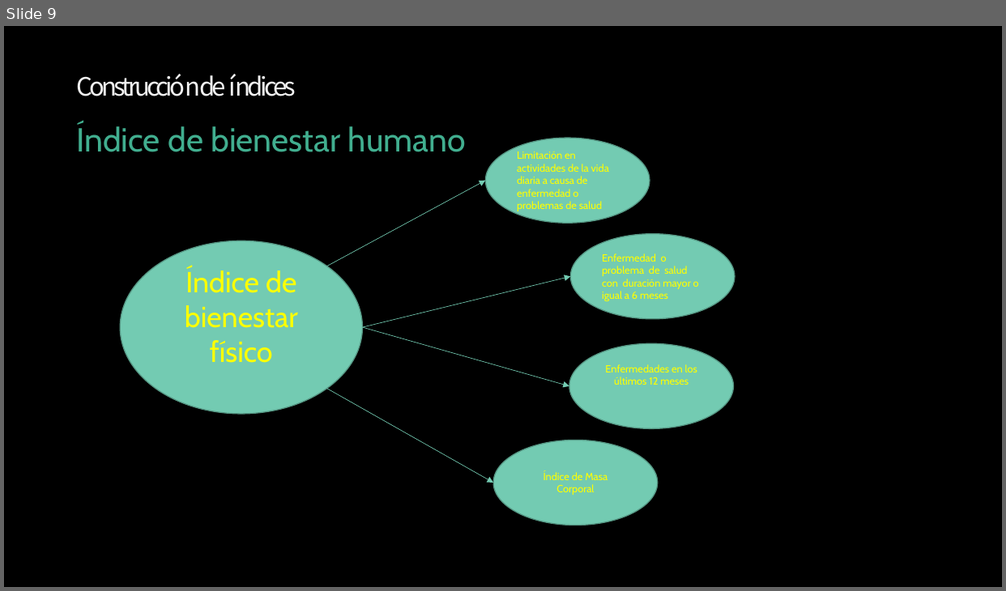
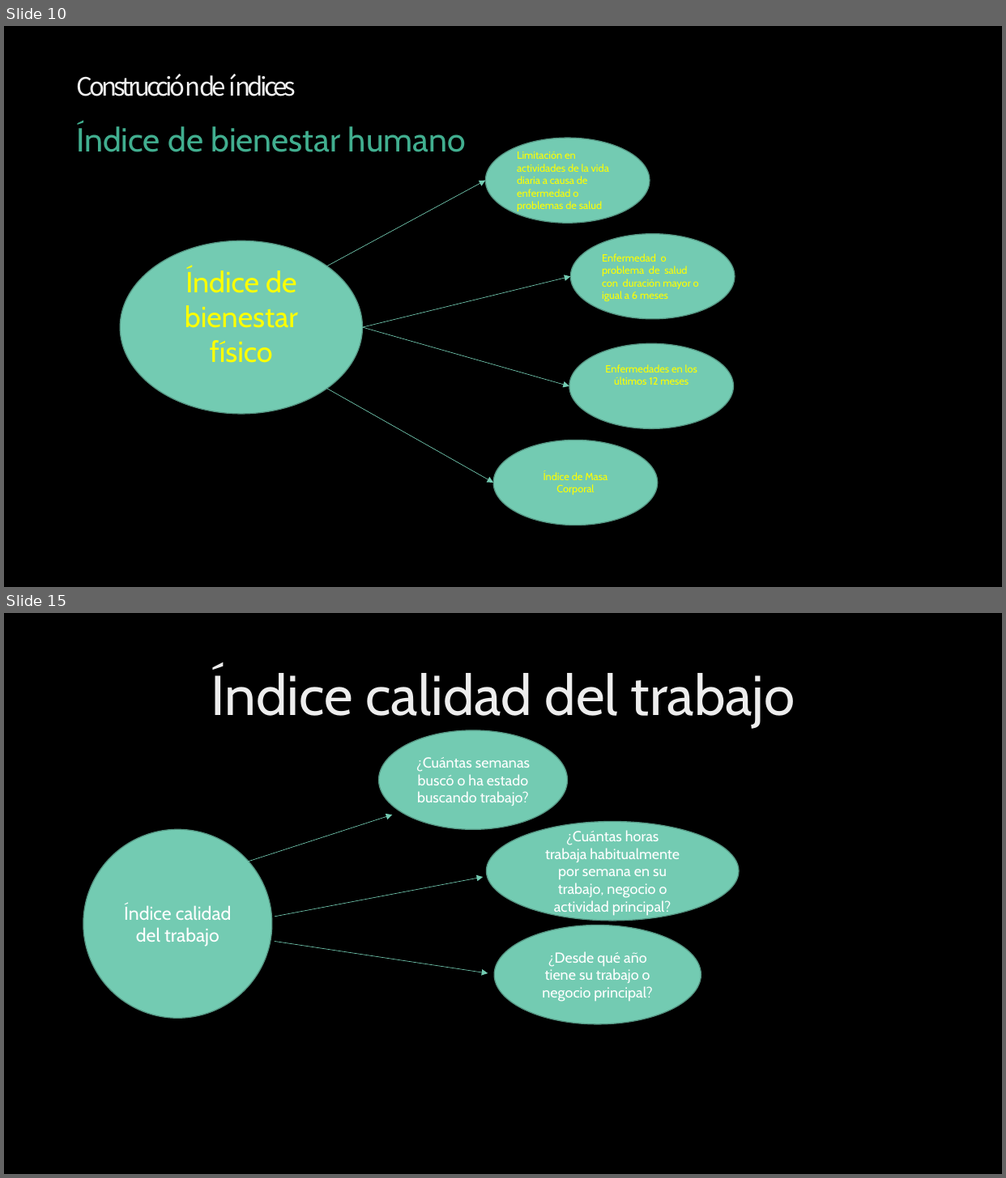
Before and after one commit to Sud-Austral/ds_indices, a slide deck: indices.pptx. Shown one above the other, each under a label of ours: slide 9 before the commit, slides 10 and 15 after it; the slides between them are not shown. The pictures are 1006x591 and 1006x1178 pixels, drawn with LibreOffice and Linux fonts; fonts in the diff are those of the drawing; background and template pictures are left out. Boxes give left, top, right and bottom in pixels: in the first picture for what was removed or moved away, otherwise in the second. Text is boxed around its words. In the diff, an @@ line names an element or a change of style, - is before the commit and + after.

```diff
--- a/indices.pptx
+++ b/indices.pptx
@@ slide 15 added at (4,613,1002,1174), background picture (left out) @@
@@ title added at (211,667,795,727), 54 pt, text gradient #DEDEDE to #EDEDED to #FFFFFF @@
+Índice calidad del trabajo
@@ ellipse added at (379,730,568,829), fill #73CBB2, outline #559684 1 pt, 14 pt, text #FFFFFF @@
+¿Cuántas semanas
+buscó o ha estado
+buscando trabajo?
@@ ellipse added at (83,829,272,1018), fill #73CBB2, outline #559684 1 pt, 18 pt, text #FFFFFF @@
+Índice calidad del trabajo
@@ arrow added from (247, 862) to (393, 815), #73CBB2 0.5 pt @@
@@ ellipse added at (486,822,739,921), fill #73CBB2, outline #559684 1 pt, 14 pt, text #FFFFFF @@
+¿Cuántas horas
+trabaja habitualmente
+por semana en su
+trabajo, negocio o
+actividad principal?
@@ arrow added from (275, 917) to (484, 877), #73CBB2 0.5 pt @@
@@ ellipse added at (494,925,701,1024), fill #73CBB2, outline #559684 1 pt, 14 pt, text #FFFFFF @@
+¿Desde qué año
+tiene su trabajo o
+negocio principal?
@@ arrow added from (275, 942) to (488, 973), #73CBB2 0.5 pt @@
@@ what was slide 9 is now slide 10 @@
```
Also in this commit, not shown: 17 other slides added, 1 other file.
